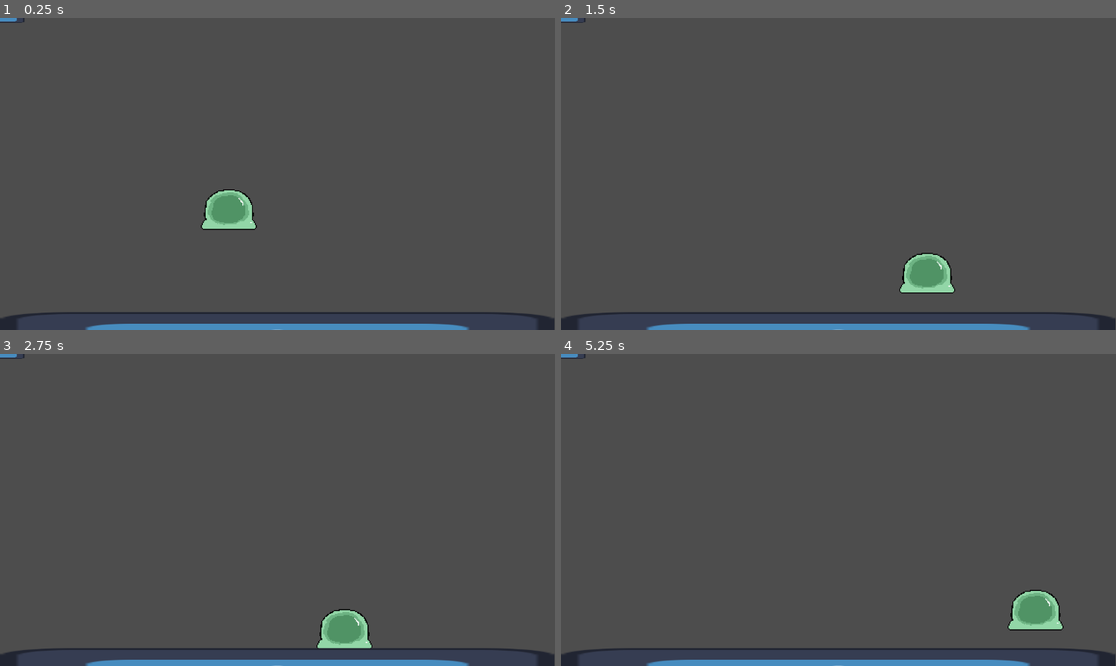
Above: before the commit, frames 1-4 (two rows, left to right).
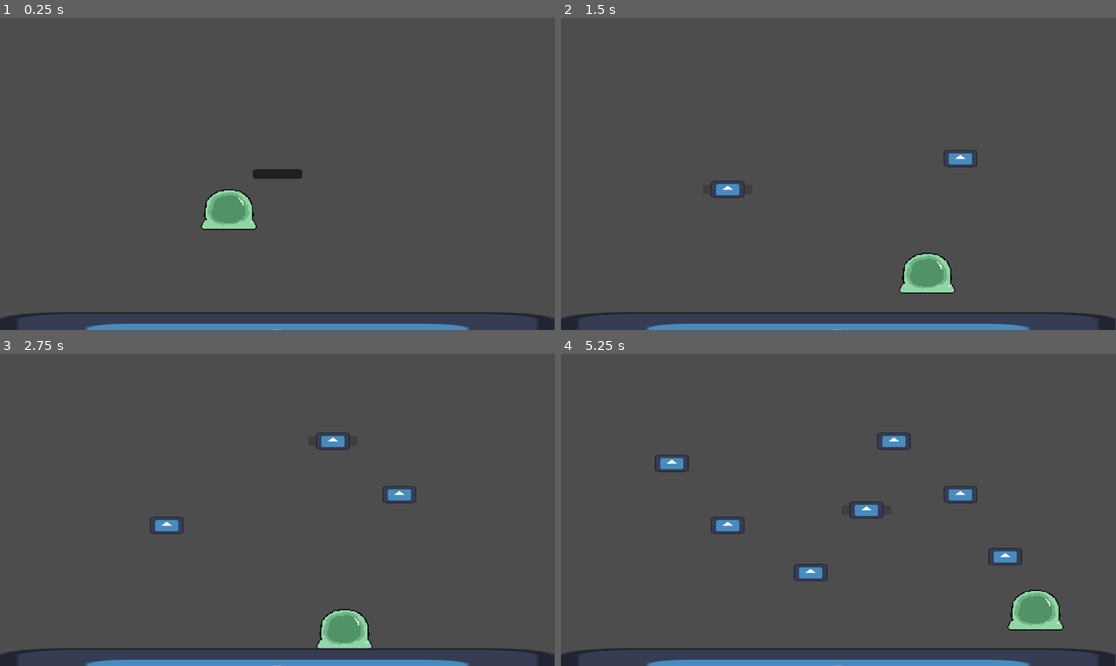
Above: after the commit, the same moments.

Repository: Eagleast/No_platform_the_game
Game: Godot game, scene res://Scenes/node_2d.tscn
Two runs of this game, one before a commit and one after it. Both use one fixed random seed, a clock stepped at 60 frames per second and the inputs below. The engine's default icon, where the game draws it, is replaced by a stand-in: a white triangle on a blue panel in a dark square.
Inputs (mouse positions are in pixels of both pictures, inside the frame that each line leads up to):
- Up to frame 1 (0.25 s): no input
- Up to frame 2 (1.5 s): tap Enter (ui_accept) at 0.5, 0.77 s; move the mouse to (960, 158) at 0.52 s; hold D (right) from 0.53 s (still down); click (960, 158) at 0.6 s; move the mouse to (727, 189) at 1.27 s; click (727, 189) at 1.35 s
- Up to frame 3 (2.75 s): tap Enter (ui_accept) at 1.52 s; move the mouse to (333, 441) at 2.02 s; release D (right) at 2.03 s; hold A (left) from 2.03 s (still down); click (333, 441) at 2.1 s
- Up to frame 4 (5.25 s): move the mouse to (810, 572) at 2.77 s; release A (left) at 2.78 s; hold D (right) 2.78-4.28 s; click (810, 572) at 2.85 s; tap Enter (ui_accept) at 3.02, 3.77, 4.52 s; move the mouse to (1005, 556) at 3.52 s; click (1005, 556) at 3.6 s; move the mouse to (672, 463) at 4.27 s; hold A (left) 4.28-5.03 s; click (672, 463) at 4.35 s; move the mouse to (866, 510) at 5.02 s; hold D (right) from 5.03 s (still down); click (866, 510) at 5.1 s

The runs differ from the first frame. In frame 1, 0.3% of the frame differs, in the area x 0-55%, y 0-52%; in frame 2, 0.5%; in frame 3, 0.7%; in frame 4, 1.6%, in the area x 0-84%, y 0-73%.
Error before the commit: Parse Error: Preload file "res://platform_dash1.tscn" does not exist. (res://Scripts/platform_placer.gd:4)

Commit message:
Game working - main start

Diff:
--- a/Scenes/node_2d.tscn
+++ b/Scenes/node_2d.tscn
@@ -27,4 +27,4 @@
 
 [node name="platform_placer" parent="." instance=ExtResource("4_ge5b4")]
 
-[node name="Node2D" type="Node2D" parent="."]
+[connection signal="place_platform" from="platform_placer" to="." method="_on_platform_placer_place_platform"]
--- a/Scripts/platform_placer.gd
+++ b/Scripts/platform_placer.gd
@@ -1,7 +1,7 @@
 extends Area2D
 @onready var clearance_checker = $"."
 @onready var sprite = $Sprite
-var PLATFORM_DASH_1 = preload("res://platform_dash1.tscn")
+var PLATFORM_DASH_1 = preload("res://Scenes/platform_dash1.tscn")
 
 signal place_platform(platform_type, Position)
 
